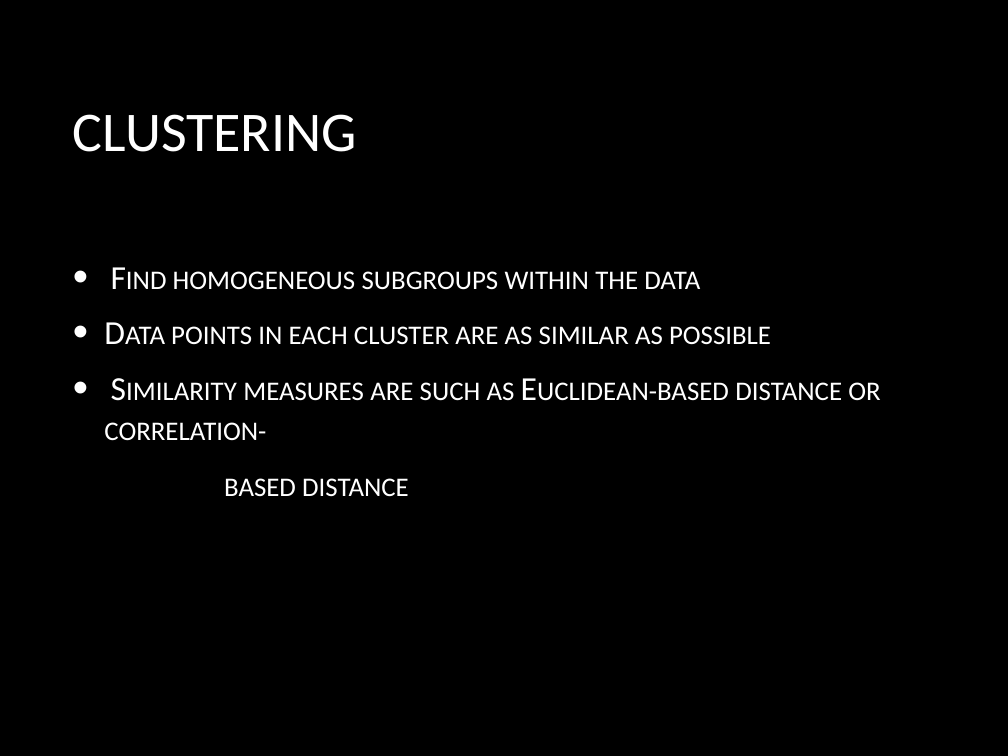
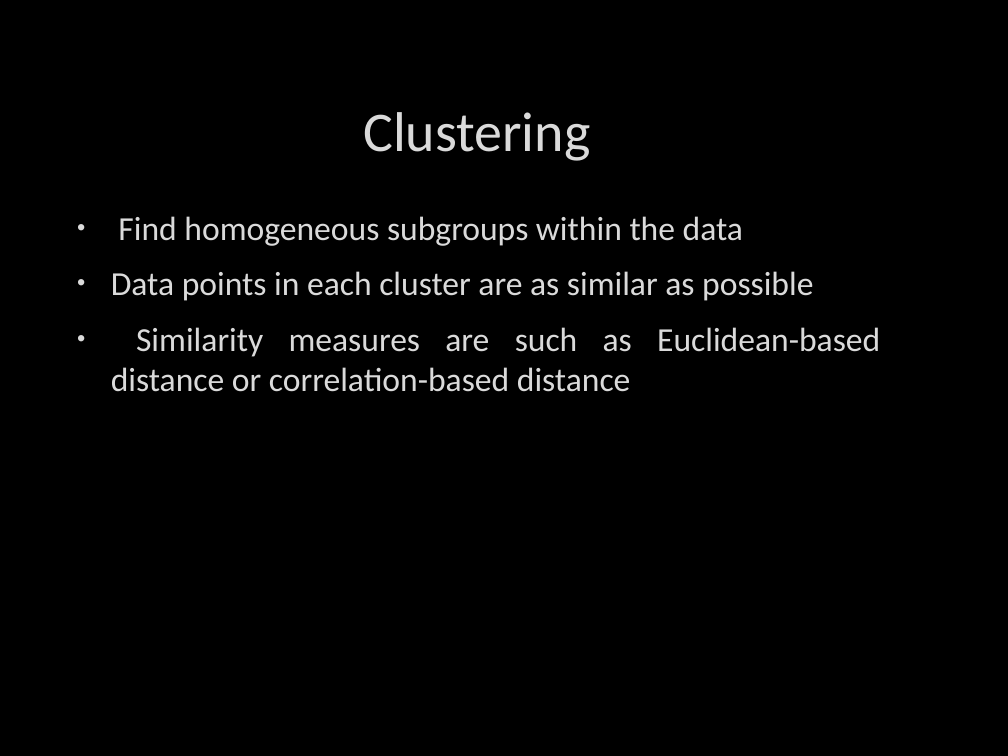
Before and after one commit to deshabhakt/Sem-II, a slide deck: slide 16 of BigDataAnalytics/Seminar/Final-everything/Team-3-BigDataAnalytics.pptx. Drawn at 1008x756 pixels with LibreOffice and Linux fonts; fonts in the diff are those of the drawing; background and template pictures are left out. Boxes give left, top, right and bottom in pixels: in the first picture for what was removed or moved away, otherwise in the second. Text is boxed around its words. In the diff, an @@ line names an element or a change of style, - is before the commit and + after.

```diff
--- a/BigDataAnalytics/Seminar/Final-everything/Team-3-BigDataAnalytics.pptx
+++ b/BigDataAnalytics/Seminar/Final-everything/Team-3-BigDataAnalytics.pptx
@@ title at [363,112,590,161]: text changed; text colour gradient #FFFFFF to #BFBFBF to #DADADA @@
-CLUSTERING
+Clustering
@@ text "Find homogeneous subgroups within the ...": place and size @@
-text "Find homogeneous subgroups within the ..." at [104,271,880,497]
+text "Find homogeneous subgroups within the ..." at [111,216,880,392]
@@ text "Find homogeneous subgroups within the ..." at [111,216,880,392]: vertical alignment middle to top @@
@@ text at [111,216,813,301]: text colour gradient #FFFFFF to #BFBFBF to #DADADA, letter outline none to #404040 0.75 pt, small capitals off in "Find homogeneous subgroups within the data", "Data points in each cluster are as ..."; indent changed; bullet colour #FFFFFF to #DADADA @@
@@ text at [111,327,880,392]: text changed; text colour gradient #FFFFFF to #BFBFBF to #DADADA @@
-• Similarity measures are such as Euclidean-based distance or correlation-
-based distance
+• Similarity measures are such as Euclidean-based distance or correlation-based distance
```
Also in this commit, not shown: 29 other slides changed, 57 other files.
